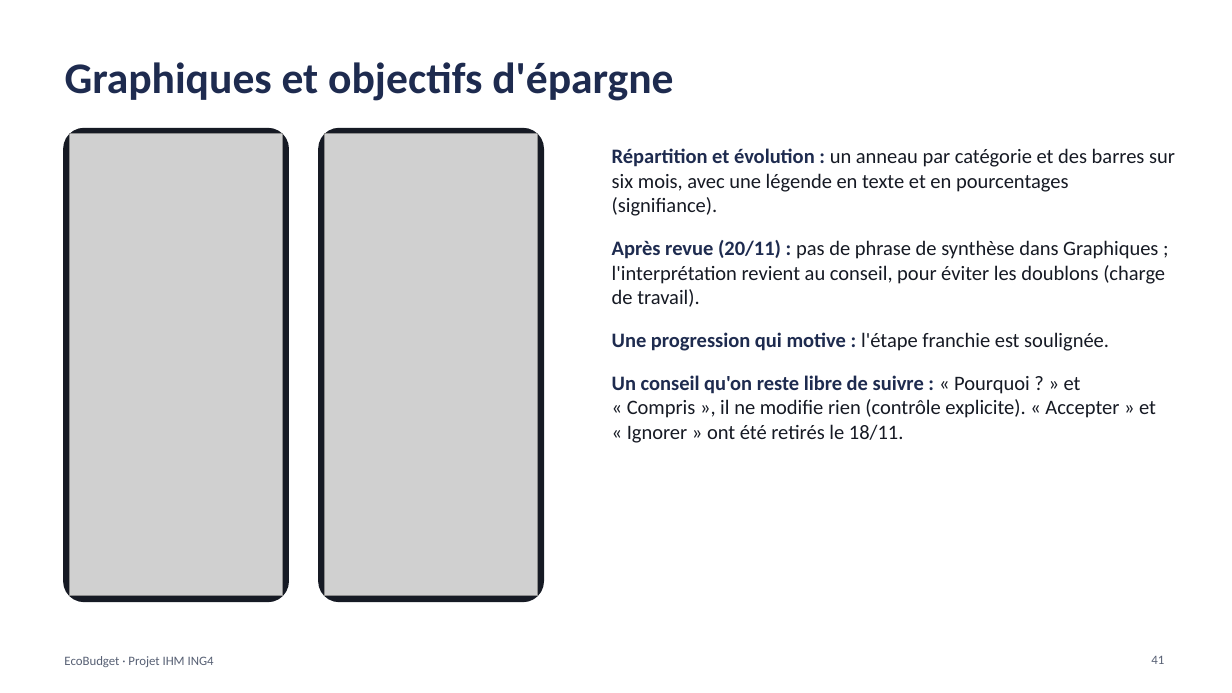
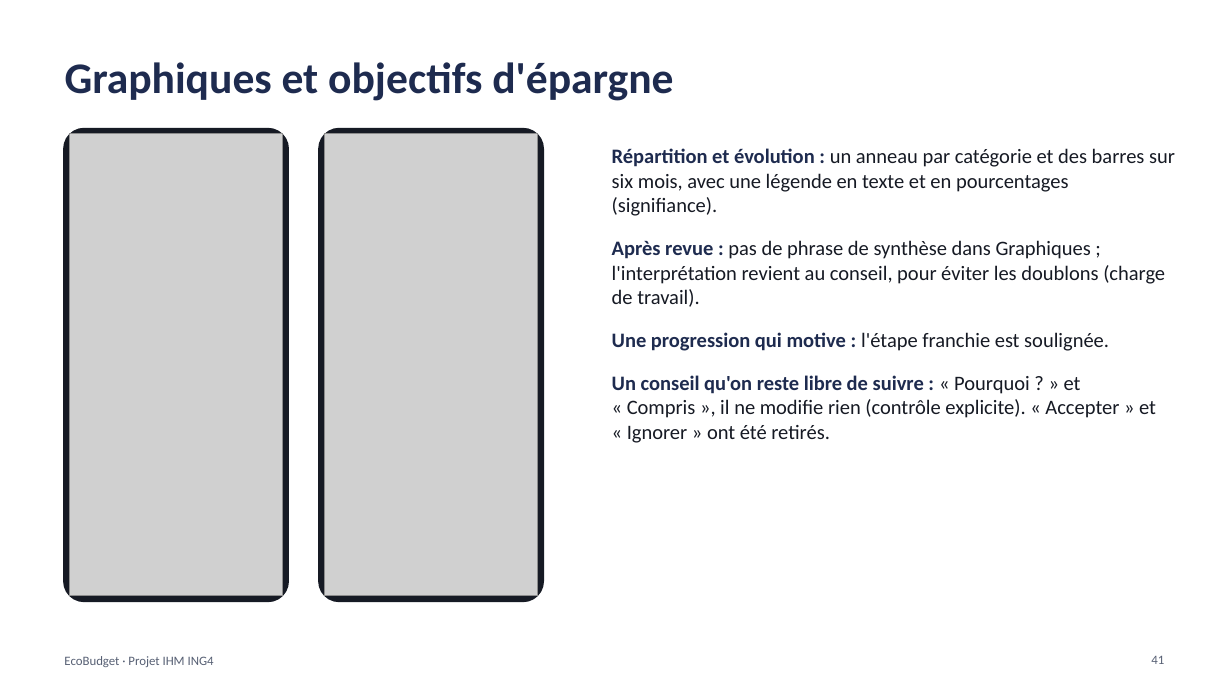
Before and after one commit to kaderouadahi/EcoBudget, a slide deck: slide 41 of livrables/EcoBudget.pptx. Drawn at 1232x693 pixels with LibreOffice and Linux fonts; fonts in the diff are those of the drawing; grey boxes stand for pictures. Boxes give left, top, right and bottom in pixels: in the first picture for what was removed or moved away, otherwise in the second. Text is boxed around its words. In the diff, an @@ line names an element or a change of style, - is before the commit and + after.

```diff
--- a/livrables/EcoBudget.pptx
+++ b/livrables/EcoBudget.pptx
@@ text at [612, 240, 1165, 307]: text changed @@
-Après revue (20/11) : pas de phrase de synthèse dans Graphiques ; l'interprétation revient au conseil, pour éviter les doublons (charge de travail).
+Après revue : pas de phrase de synthèse dans Graphiques ; l'interprétation revient au conseil, pour éviter les doublons (charge de travail).
@@ text at [612, 375, 1156, 443]: text changed @@
-Un conseil qu'on reste libre de suivre : « Pourquoi ? » et « Compris », il ne modifie rien (contrôle explicite). « Accepter » et « Ignorer » ont été retirés le 18/11.
+Un conseil qu'on reste libre de suivre : « Pourquoi ? » et « Compris », il ne modifie rien (contrôle explicite). « Accepter » et « Ignorer » ont été retirés.
```
Also in this commit, not shown: 5 other slides changed.
